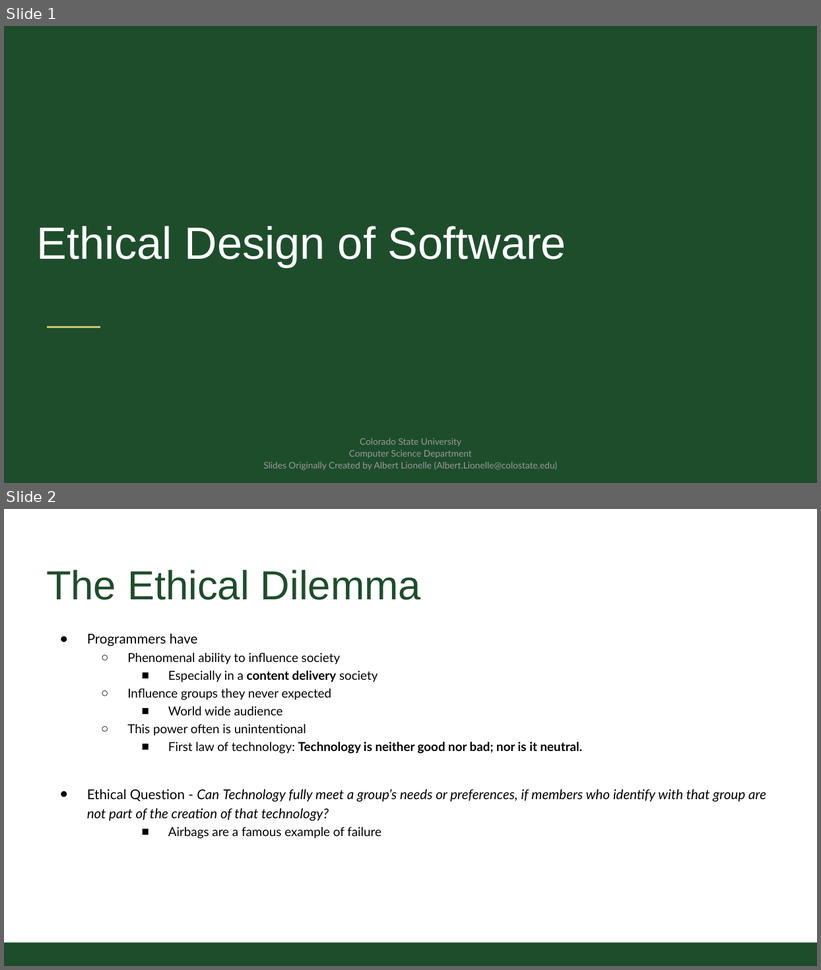
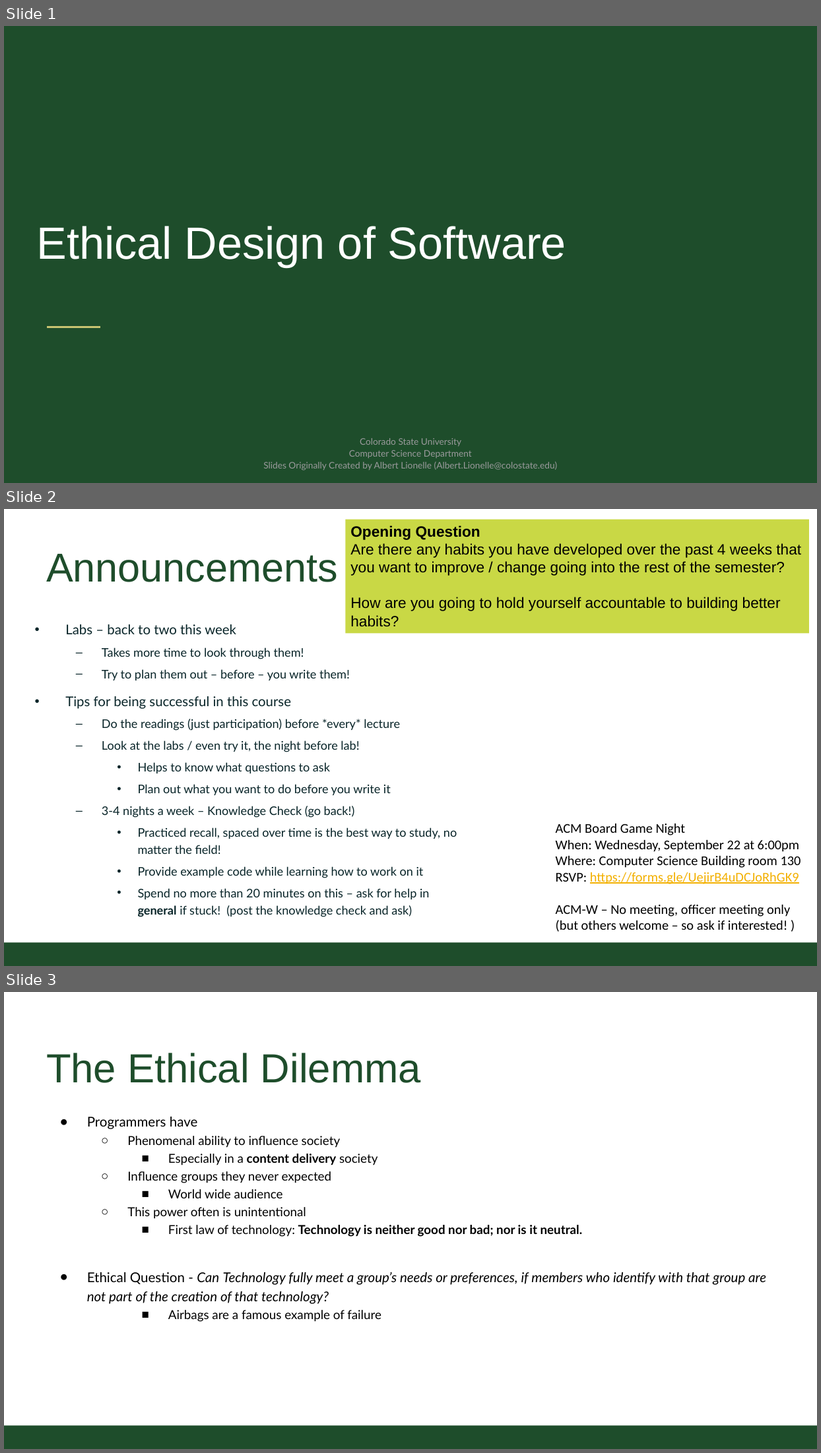
Before and after one commit to CSU-CS150B/handouts, a slide deck: Slides/On-Campus/05_01_InclusiveDesignandExpressions.pptx. Shown one above the other, each under a label of ours: slides 1 and 2 before the commit, slides 1, 2 and 3 after it. The pictures are 821x970 and 821x1453 pixels, drawn with LibreOffice and Linux fonts; fonts in the diff are those of the drawing; background and template pictures are left out. Boxes give left, top, right and bottom in pixels: in the first picture for what was removed or moved away, otherwise in the second. Text is boxed around its words. In the diff, an @@ line names an element or a change of style, - is before the commit and + after.

```diff
--- a/Slides/On-Campus/05_01_InclusiveDesignandExpressions.pptx
+++ b/Slides/On-Campus/05_01_InclusiveDesignandExpressions.pptx
@@ slide 2 added at (4,509,817,966), background #FFFFFF @@
@@ rectangle added at (346,519,810,633), fill #C9D845, 20 pt, text #000000 @@
+Opening Question
+Are there any habits you have developed over the past 4 weeks that you want to improve / change going into the rest of the semester?
+How are you going to hold yourself accountable to building better habits?
@@ title added at (46,554,338,582), 54 pt, text #1E4D2B @@
+Announcements
@@ text added at (65,625,457,918), 16 pt, text #092529 @@
+• Labs – back to two this week
+  – Takes more time to look through them!
+  – Try to plan them out – before – you write them!
+• Tips for being successful in this course
+  – Do the readings (just participation) before *every* lecture
+  – Look at the labs / even try it, the night before lab!
+    • Helps to know what questions to ask
+    • Plan out what you want to do before you write it
+  – 3-4 nights a week – Knowledge Check (go back!)
+    • Practiced recall, spaced over time is the best way to study, no matter the field!
+    • Provide example code while learning how to work on it
+    • Spend no more than 20 minutes on this – ask for help in general if stuck! (post the knowledge check and ask)
@@ text added at (556,824,801,932), 18 pt, text #000000 @@
+ACM Board Game Night
+When: Wednesday, September 22 at 6:00pm
+Where: Computer Science Building room 130
+RSVP: https://forms.gle/UejirB4uDCJoRhGK9
+ACM-W – No meeting, officer meeting only (but others welcome – so ask if interested! )
@@ rectangle added at (4,943,817,966), fill #1E4D2B @@
@@ what was slide 2 is now slide 3 @@
```
Also in this commit, not shown: 1 slide changed.
